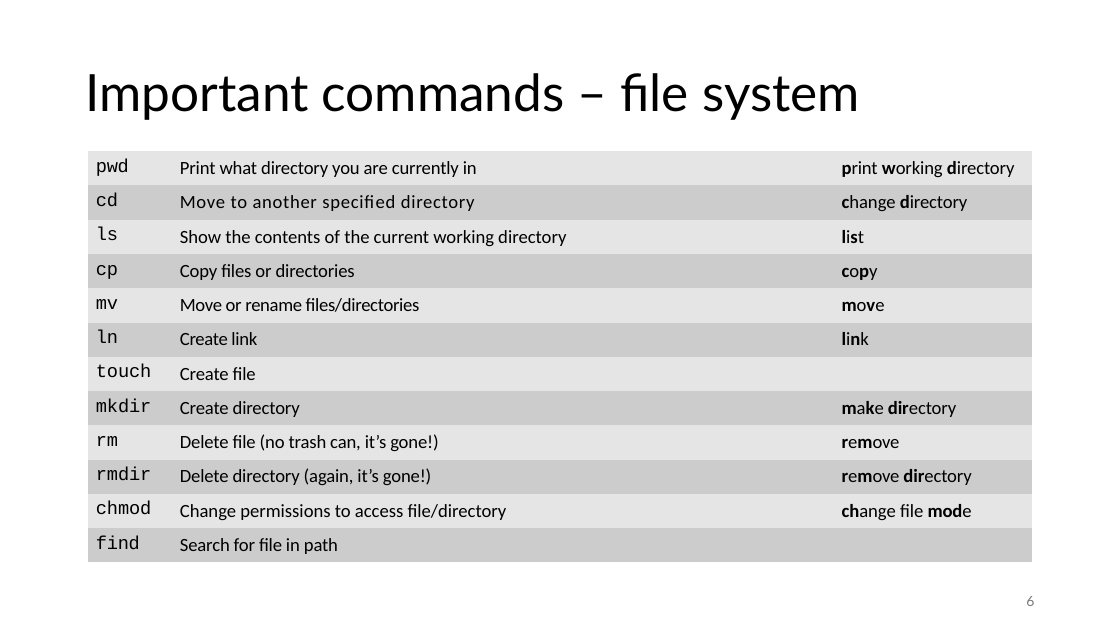
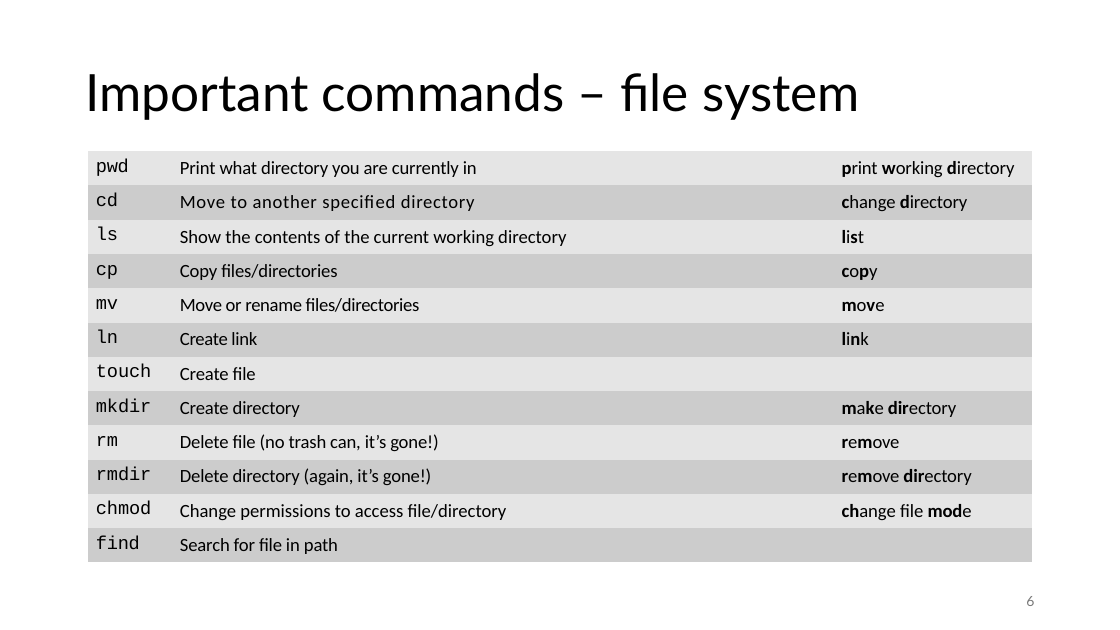
Before and after one commit to chickaroo/Bash_Workshop, a slide deck: slide 6 of Bash_Workshop_Slides.pptx. Drawn at 1120x630 pixels with LibreOffice and Linux fonts; fonts in the diff are those of the drawing. Boxes give left, top, right and bottom in pixels: in the first picture for what was removed or moved away, otherwise in the second. Text is boxed around its words. In the diff, an @@ line names an element or a change of style, - is before the commit and + after.

```diff
--- a/Bash_Workshop_Slides.pptx
+++ b/Bash_Workshop_Slides.pptx
@@ table at <box>87,151,1032,563</box> @@
-row 4, column 2: Copy files or directories
+row 4, column 2: Copy files/directories
```
Also in this commit, not shown: 5 other slides changed, 2 slides added, 2 slides removed, 1 other file.
